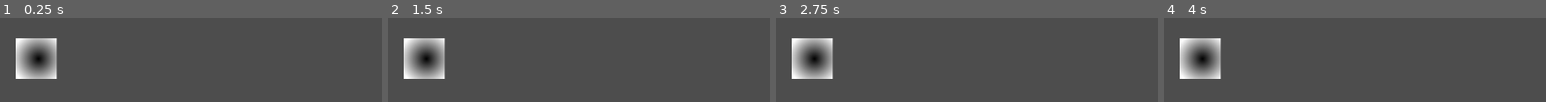
Above: before the commit, frames 1-4 (left to right).
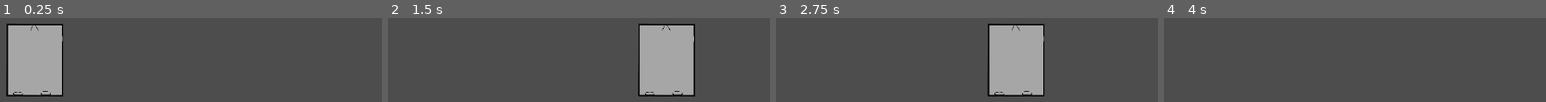
Above: after the commit, the same moments.

Repository: Dolphus2/NordicGameJam2026
Game: Godot game, scene res://scenes/game.tscn
Two runs of this game, one before a commit and one after it. Both use one fixed random seed, a clock stepped at 60 frames per second and the inputs below.
Inputs:
- Up to frame 1 (0.25 s): no input
- Up to frame 2 (1.5 s): tap Enter (ui_accept) at 0.5, 0.6, 0.77, 1.07, 1.35 s; hold Right (ui_right) from 0.53 s (still down)
- Up to frame 3 (2.75 s): tap Enter (ui_accept) at 1.52, 1.82, 2.1 s; release Right (ui_right) at 2.03 s; hold Left (ui_left) from 2.03 s (still down)
- Up to frame 4 (4 s): release Left (ui_left) at 2.78 s; hold Right (ui_right) from 2.78 s (still down); tap Enter (ui_accept) at 2.85, 3.02, 3.32, 3.6, 3.77 s

The runs differ from the first frame. In frame 1, 11% of the frame differs, in the area x 1-17%, y 6-94%; in frame 2, 17%, in the area x 4-81%, y 6-94%; in frame 3, 17%; in frame 4, 4.4%.

Commit message:
moving spaceship

Diff:
--- a/project.godot
+++ b/project.godot
@@ -15,6 +15,29 @@
 config/features=PackedStringArray("4.6", "Forward Plus")
 config/icon="res://icon.svg"
 
+[input]
+
+left={
+"deadzone": 0.2,
+"events": [Object(InputEventKey,"resource_local_to_scene":false,"resource_name":"","device":-1,"window_id":0,"alt_pressed":false,"shift_pressed":false,"ctrl_pressed":false,"meta_pressed":false,"pressed":false,"keycode":0,"physical_keycode":4194319,"key_label":0,"unicode":0,"location":0,"echo":false,"script":null)
+]
+}
+right={
+"deadzone": 0.2,
+"events": [Object(InputEventKey,"resource_local_to_scene":false,"resource_name":"","device":-1,"window_id":0,"alt_pressed":false,"shift_pressed":false,"ctrl_pressed":false,"meta_pressed":false,"pressed":false,"keycode":0,"physical_keycode":4194321,"key_label":0,"unicode":0,"location":0,"echo":false,"script":null)
+]
+}
+down={
+"deadzone": 0.2,
+"events": [Object(InputEventKey,"resource_local_to_scene":false,"resource_name":"","device":-1,"window_id":0,"alt_pressed":false,"shift_pressed":false,"ctrl_pressed":false,"meta_pressed":false,"pressed":false,"keycode":0,"physical_keycode":4194322,"key_label":0,"unicode":0,"location":0,"echo":false,"script":null)
+]
+}
+up={
+"deadzone": 0.2,
+"events": [Object(InputEventKey,"resource_local_to_scene":false,"resource_name":"","device":-1,"window_id":0,"alt_pressed":false,"shift_pressed":false,"ctrl_pressed":false,"meta_pressed":false,"pressed":false,"keycode":0,"physical_keycode":4194320,"key_label":0,"unicode":0,"location":0,"echo":false,"script":null)
+]
+}
+
 [physics]
 
 3d/physics_engine="Jolt Physics"
--- a/scenes/game.tscn
+++ b/scenes/game.tscn
@@ -1,10 +1,13 @@
 [gd_scene format=3 uid="uid://01rjvcv7a1o1"]
 
 [ext_resource type="PackedScene" uid="uid://dovur5twno2b1" path="res://scenes/player.tscn" id="1_uwrxv"]
+[ext_resource type="Script" uid="uid://dvbucl00blcp6" path="res://scripts/player.gd" id="2_yqjtg"]
 
 [node name="Game" type="Node2D" unique_id=1375401336]
 
 [node name="CharacterBody2D" parent="." unique_id=1597567515 instance=ExtResource("1_uwrxv")]
 position = Vector2(37, 18)
+script = ExtResource("2_yqjtg")
+metadata/_edit_group_ = true
 
 [node name="Camera2D" type="Camera2D" parent="." unique_id=367364067]
--- a/scenes/player.tscn
+++ b/scenes/player.tscn
@@ -1,19 +1,16 @@
 [gd_scene format=3 uid="uid://dovur5twno2b1"]
 
-[sub_resource type="Gradient" id="Gradient_u8vuu"]
-
-[sub_resource type="GradientTexture2D" id="GradientTexture2D_3vyb7"]
-gradient = SubResource("Gradient_u8vuu")
-fill = 1
-fill_from = Vector2(0.5565217, 0.5043478)
+[ext_resource type="Texture2D" uid="uid://ca8tvhwbrffwu" path="res://assets/spaceship.png" id="1_3vyb7"]
 
 [sub_resource type="RectangleShape2D" id="RectangleShape2D_g2els"]
-size = Vector2(60, 60)
+size = Vector2(1286, 1365)
 
 [node name="CharacterBody2D" type="CharacterBody2D" unique_id=1597567515]
+scale = Vector2(-0.07310456, 0.08550585)
 
 [node name="Sprite2D" type="Sprite2D" parent="." unique_id=761015102]
-texture = SubResource("GradientTexture2D_3vyb7")
+texture = ExtResource("1_3vyb7")
 
 [node name="CollisionShape2D" type="CollisionShape2D" parent="." unique_id=116991104]
+position = Vector2(29, 13.5)
 shape = SubResource("RectangleShape2D_g2els")
--- a/scripts/player.gd
+++ b/scripts/player.gd
@@ -1,25 +1,12 @@
 extends CharacterBody2D
 
+@export var speed = 400
 
-const SPEED = 300.0
-const JUMP_VELOCITY = -400.0
+func get_input():
+	var input_direction = Input.get_vector("left", "right", "up", "down")
+	velocity = input_direction * speed
+	print(velocity)
 
-
-func _physics_process(delta: float) -> void:
-	# Add the gravity.
-	if not is_on_floor():
-		velocity += get_gravity() * delta
-
-	# Handle jump.
-	if Input.is_action_just_pressed("ui_accept") and is_on_floor():
-		velocity.y = JUMP_VELOCITY
-
-	# Get the input direction and handle the movement/deceleration.
-	# As good practice, you should replace UI actions with custom gameplay actions.
-	var direction := Input.get_axis("ui_left", "ui_right")
-	if direction:
-		velocity.x = direction * SPEED
-	else:
-		velocity.x = move_toward(velocity.x, 0, SPEED)
-
+func _physics_process(delta):
+	get_input()
 	move_and_slide()
Not shown, added: assets/asteroids.png.import
Not shown, added: assets/blackhole.png.import
Not shown, added: assets/planet.png.import
Not shown, added: assets/spaceship.png.import
